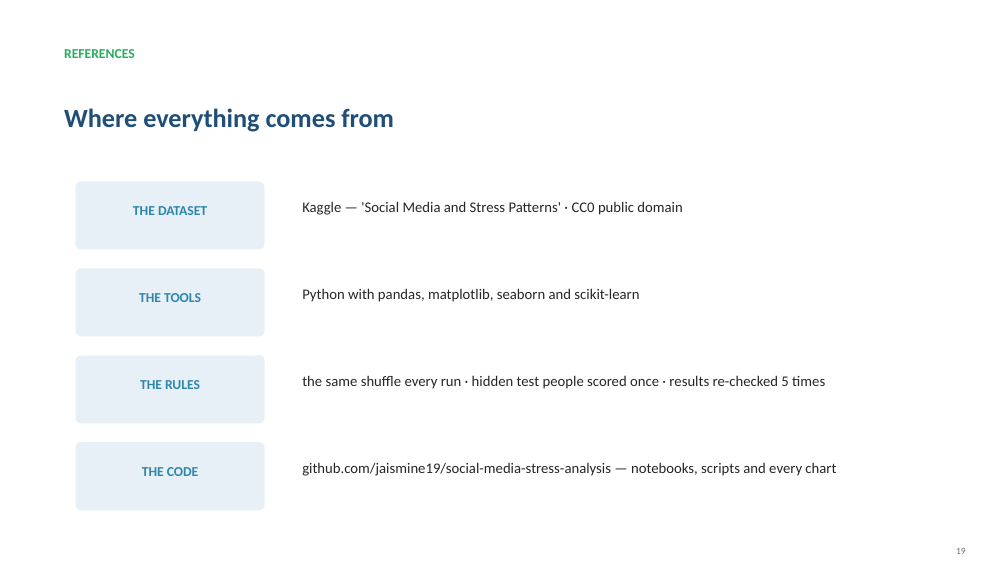
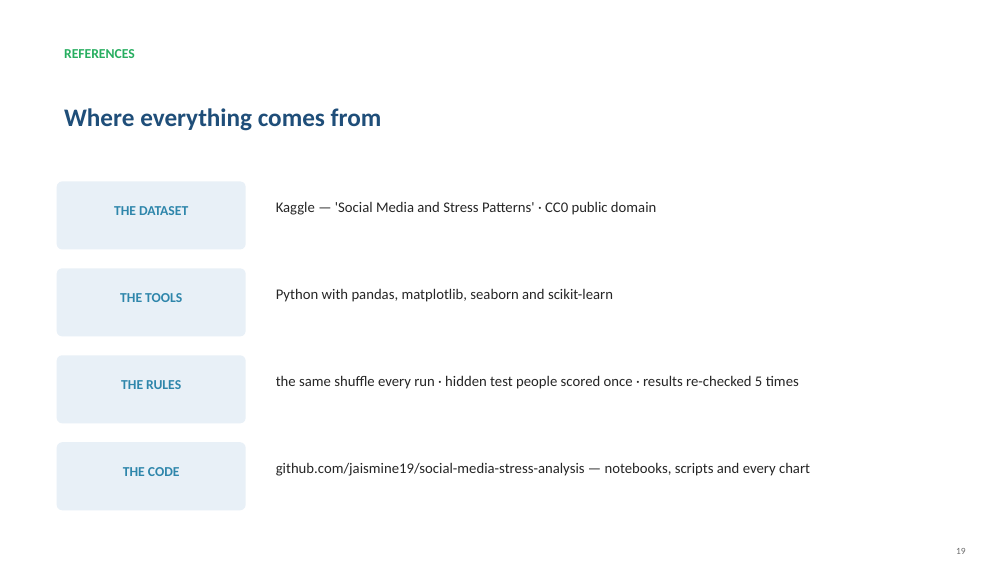
Before and after one commit to jaismine19/social-media-stress-analysis, a slide deck: slide 19 of presentation/Social_Media_Stress_Presentation.pptx. Drawn at 1008x567 pixels with LibreOffice and Linux fonts; fonts in the diff are those of the drawing. Boxes give left, top, right and bottom in pixels: in the first picture for what was removed or moved away, otherwise in the second. Text is boxed around its words. In the diff, an @@ line names an element or a change of style, - is before the commit and + after.

Commit message:
Enforce strict layout grid: identical margins, panel sizes, chip positions and takeaway bars on every slide

```diff
--- a/presentation/Social_Media_Stress_Presentation.pptx
+++ b/presentation/Social_Media_Stress_Presentation.pptx
@@ text "Where everything comes from" at [64,108,382,131]: size 25 to 24 pt @@
@@ text "Kaggle — 'Social Media and ...": place and size @@
-text "Kaggle — 'Social Media and ..." at [302,201,682,215]
+text "Kaggle — 'Social Media and ..." at [276,201,656,215]
@@ text "Python with pandas, matplotlib, seaborn ...": place and size @@
-text "Python with pandas, matplotlib, seaborn ..." at [302,288,639,302]
+text "Python with pandas, matplotlib, seaborn ..." at [276,288,613,302]
@@ text "the same shuffle every run ...": place and size @@
-text "the same shuffle every run ..." at [302,375,825,389]
+text "the same shuffle every run ..." at [276,375,799,389]
@@ 4 texts, 4 rounded rectangles: place and size @@
-4 texts, 4 rounded rectangles at [76,181,265,510]
+4 texts, 4 rounded rectangles at [57,181,246,510]
@@ text "github.com/jaismine19/social-media-stress-analysis — noteboo ...": place and size @@
-text "github.com/jaismine19/social-media-stress-analysis — noteboo ..." at [302,462,836,476]
+text "github.com/jaismine19/social-media-stress-analysis — noteboo ..." at [276,462,810,476]
```
Also in this commit, not shown: 18 other slides changed.
